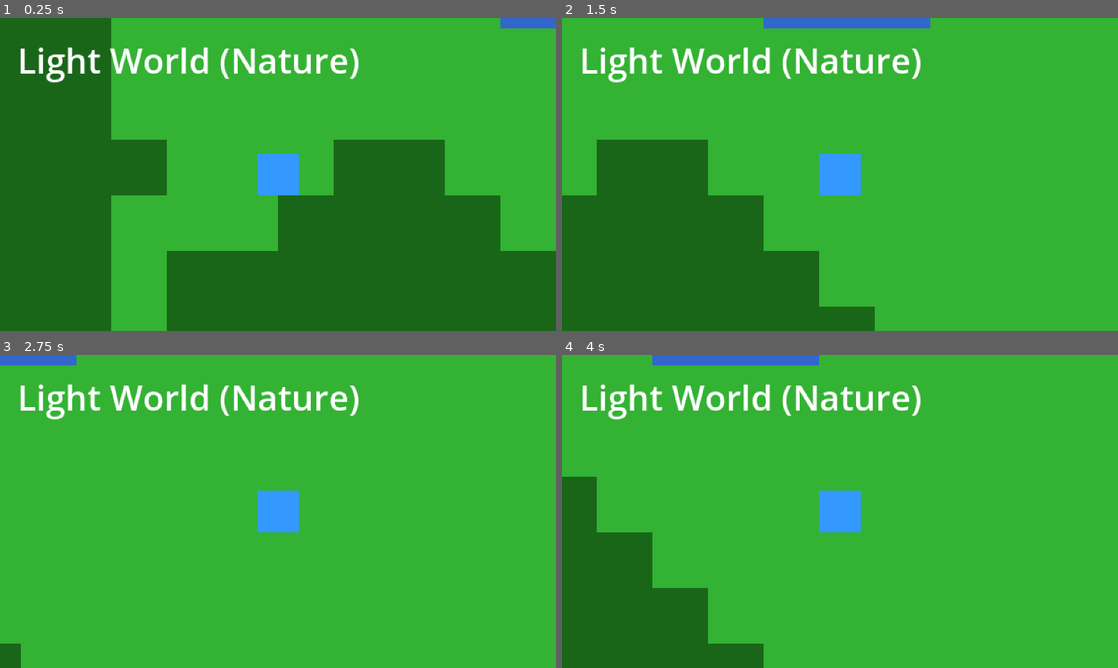
Above: before the commit, frames 1-4 (two rows, left to right).
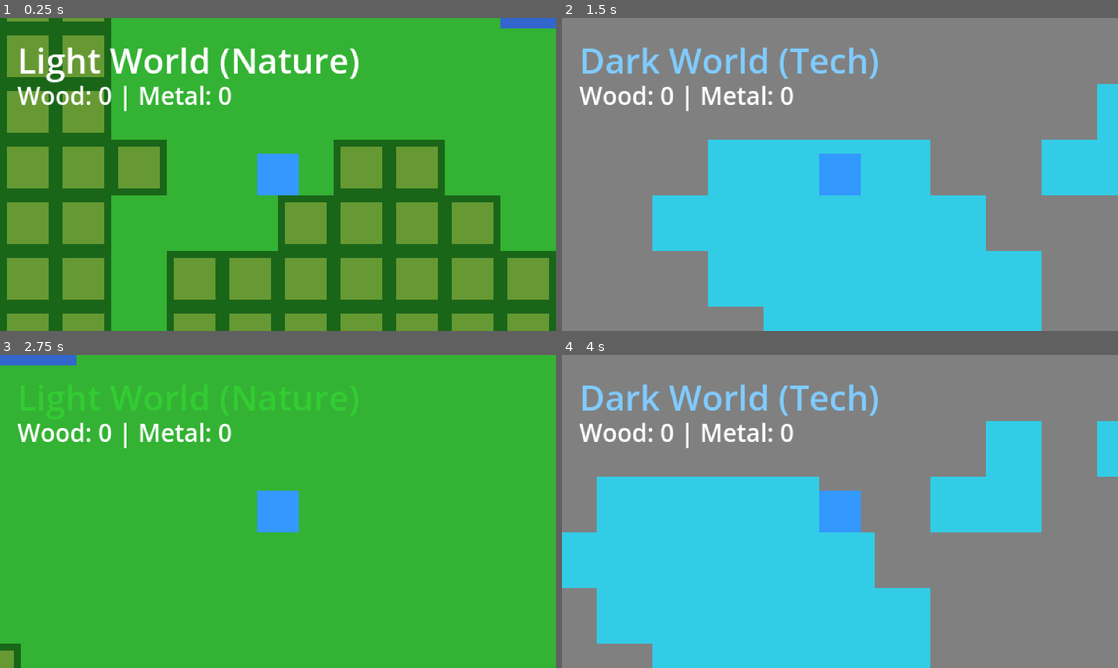
Above: after the commit, the same moments.

Repository: JeromeDuboisPro/Miroirs
Game: Godot game, scene res://scenes/main.tscn
Same seed, same stepped clock (60 frames per second), same inputs: the game is played once before the commit and once after it.
Inputs (mouse positions are in pixels of both pictures, inside the frame that each line leads up to):
- Up to frame 1 (0.25 s): no input
- Up to frame 2 (1.5 s): tap Enter at 0.5 s; move the mouse to (962, 158) at 0.52 s; hold D (move_right) 0.53-1.25 s; hold Tab (switch_world, bound only after the commit) 0.53-1.25 s; tap E (interact, bound only after the commit) at 0.6 s; click (962, 158) at 0.67 s; tap Space (ui_select) at 0.77 s; drag from (728, 190) to (812, 237) at 1.27 s
- Up to frame 3 (2.75 s): tap Space (ui_select) at 2 s; move the mouse to (333, 442) at 2.02 s; hold D (move_right) from 2.03 s (still down); hold Tab (switch_world, bound only after the commit) from 2.03 s (still down); tap E (interact, bound only after the commit) at 2.1 s; click (333, 442) at 2.17 s
- Up to frame 4 (4 s): release D (move_right) at 2.75 s; release Tab (switch_world, bound only after the commit) at 2.75 s; drag from (812, 574) to (673, 464) at 2.77 s; tap Enter at 3.5 s; move the mouse to (1006, 558) at 3.52 s; hold A (move_left) from 3.53 s (still down); hold Tab (switch_world, bound only after the commit) from 3.53 s (still down); tap E (interact, bound only after the commit) at 3.6 s; click (1006, 558) at 3.67 s; tap Space (ui_select) at 3.77 s

The runs differ from the first frame. In frame 1, 28% of the frame differs, in the area x 1-99%, y 0-100%; in frame 2, 99%, in the area x 0-100%, y 0-100%; in frame 3, 3.2%; in frame 4, 99%.

Commit message:
Add resource gathering system with mirror transformation mechanic
Week 3-4 complete:
- Resource nodes (trees/metal deposits) spawn procedurally
- E key harvesting with proximity detection and "E" icon
- Inventory system with UI display (Wood/Metal counters)
- 999 resource cap with natural 60s regeneration
- Harvest animation (scale pulse)
- Core mirror mechanic: harvest in Light → spawns in Dark at same coords

Technical changes:
- Added resource_node.gd/tscn for harvestable resources
- Updated game_manager.gd with inventory and transformation system
- Updated world_generator.gd to spawn resources at noise > 0.3
- Added Tab key mapping (switch_world action) and E key (interact)
- Added inventory UI label to main scene

🎮 Generated with Claude Code

Co-Authored-By: Claude <noreply@anthropic.com>

Diff:
--- a/godot/project.godot
+++ b/godot/project.godot
@@ -47,6 +47,16 @@
 "events": [Object(InputEventKey,"resource_local_to_scene":false,"resource_name":"","device":-1,"window_id":0,"alt_press …(192 unchanged characters)…
 ]
 }
+interact={
+"deadzone": 0.5,
+"events": [Object(InputEventKey,"resource_local_to_scene":false,"resource_name":"","device":-1,"window_id":0,"alt_pressed":false,"shift_pressed":false,"ctrl_pressed":false,"meta_pressed":false,"pressed":false,"keycode":0,"physical_keycode":69,"key_label":0,"unicode":101,"location":0,"echo":false,"script":null)
+]
+}
+switch_world={
+"deadzone": 0.5,
+"events": [Object(InputEventKey,"resource_local_to_scene":false,"resource_name":"","device":-1,"window_id":0,"alt_pressed":false,"shift_pressed":false,"ctrl_pressed":false,"meta_pressed":false,"pressed":false,"keycode":0,"physical_keycode":4194306,"key_label":0,"unicode":0,"location":0,"echo":false,"script":null)
+]
+}
 
 [rendering]
 
--- a/godot/scenes/main.tscn
+++ b/godot/scenes/main.tscn
@@ -44,3 +44,12 @@
 offset_bottom = 40.0
 theme_override_font_sizes/font_size = 20
 text = "Light World (Nature)"
+
+[node name="InventoryLabel" type="Label" parent="UI/HUD"]
+layout_mode = 0
+offset_left = 10.0
+offset_top = 35.0
+offset_right = 200.0
+offset_bottom = 55.0
+theme_override_font_sizes/font_size = 14
+text = "Wood: 0 | Metal: 0"
--- /dev/null
+++ b/godot/scenes/resources/resource_node.tscn
@@ -0,0 +1,28 @@
+[gd_scene load_steps=2 format=3 uid="uid://resource_node_scene"]
+
+[ext_resource type="Script" path="res://scripts/resources/resource_node.gd" id="1_resource"]
+
+[sub_resource type="RectangleShape2D" id="RectangleShape2D_1"]
+size = Vector2(12, 12)
+
+[node name="ResourceNode" type="Area2D"]
+script = ExtResource("1_resource")
+
+[node name="ColorRect" type="ColorRect" parent="."]
+offset_left = -6.0
+offset_top = -6.0
+offset_right = 6.0
+offset_bottom = 6.0
+color = Color(0.4, 0.6, 0.2, 1)
+
+[node name="CollisionShape2D" type="CollisionShape2D" parent="."]
+shape = SubResource("RectangleShape2D_1")
+
+[node name="InteractionIcon" type="Label" parent="."]
+offset_left = -8.0
+offset_top = -16.0
+offset_right = 8.0
+offset_bottom = -8.0
+theme_override_font_sizes/font_size = 8
+text = "E"
+horizontal_alignment = 1
--- /dev/null
+++ b/godot/scripts/resources/resource_node.gd
@@ -0,0 +1,97 @@
+extends Area2D
+## Resource node (tree or metal deposit) with harvesting and regeneration
+
+enum ResourceType { WOOD, METAL }
+
+@export var resource_type: ResourceType = ResourceType.WOOD
+@export var resource_amount: int = 1
+@export var regeneration_time: float = 60.0  # seconds
+
+var is_depleted: bool = false
+var can_harvest: bool = false
+var player_nearby: Node2D = null
+var regeneration_timer: float = 0.0
+
+@onready var sprite = $ColorRect
+@onready var interaction_icon = $InteractionIcon
+
+func _ready():
+	# Set up collision detection
+	body_entered.connect(_on_body_entered)
+	body_exited.connect(_on_body_exited)
+
+	# Hide interaction icon initially
+	interaction_icon.visible = false
+
+	# Set resource appearance
+	_update_appearance()
+
+func _process(delta):
+	# Handle regeneration
+	if is_depleted:
+		regeneration_timer += delta
+		if regeneration_timer >= regeneration_time:
+			_regenerate()
+
+	# Show interaction icon when player is nearby and not depleted
+	interaction_icon.visible = can_harvest and not is_depleted
+
+	# Handle harvest input
+	if can_harvest and not is_depleted and Input.is_action_just_pressed("interact"):
+		_harvest()
+
+func _on_body_entered(body):
+	if body.name == "Player":
+		can_harvest = true
+		player_nearby = body
+
+func _on_body_exited(body):
+	if body.name == "Player":
+		can_harvest = false
+		player_nearby = null
+
+func _harvest():
+	if is_depleted:
+		return
+
+	# Get game manager to update inventory and handle cross-world transformation
+	var game_manager = get_tree().get_root().get_node("Main")
+	if game_manager:
+		game_manager.add_resource(resource_type, resource_amount)
+		# Trigger cross-world transformation at this position
+		game_manager.transform_resource_across_worlds(global_position, resource_type)
+
+	# Play harvest animation
+	_play_harvest_animation()
+
+	# Mark as depleted
+	is_depleted = true
+	regeneration_timer = 0.0
+	_update_appearance()
+
+	print("Harvested ", ResourceType.keys()[resource_type], " (+", resource_amount, ")")
+
+func _regenerate():
+	is_depleted = false
+	_update_appearance()
+	print(ResourceType.keys()[resource_type], " resource regenerated")
+
+func _update_appearance():
+	if is_depleted:
+		# Faded/grey appearance when depleted
+		sprite.modulate = Color(0.5, 0.5, 0.5, 0.5)
+	else:
+		# Full color when available
+		sprite.modulate = Color(1.0, 1.0, 1.0, 1.0)
+
+		# Set color based on resource type
+		if resource_type == ResourceType.WOOD:
+			sprite.color = Color(0.4, 0.6, 0.2)  # Green for trees
+		else:
+			sprite.color = Color(0.6, 0.6, 0.7)  # Grey for metal
+
+func _play_harvest_animation():
+	# Simple scale pulse animation
+	var tween = create_tween()
+	tween.tween_property(sprite, "scale", Vector2(1.3, 1.3), 0.1)
+	tween.tween_property(sprite, "scale", Vector2(1.0, 1.0), 0.1)
--- a/godot/scripts/systems/game_manager.gd
+++ b/godot/scripts/systems/game_manager.gd
@@ -5,9 +5,17 @@
 @onready var light_world = $LightWorld/TileContainer
 @onready var dark_world = $DarkWorld/TileContainer
 @onready var world_label = $UI/HUD/WorldLabel
+@onready var inventory_label = $UI/HUD/InventoryLabel
 @onready var world_manager = self  # This script is on the Main node
 
 var current_world_type = 0  # 0 = Light, 1 = Dark
+
+# Inventory system with 999 cap per resource
+const MAX_RESOURCE = 999
+var inventory = {
+	"wood": 0,
+	"metal": 0
+}
 
 func _ready():
 	# Load world generator script
@@ -24,15 +32,18 @@
 	print("Controls:")
 	print("  Arrows or ZQSD/WASD: Move player")
 	print("  Tab: Switch worlds")
+	print("  E: Harvest resources (trees in Light = wood, deposits in Dark = metal)")
 	print("  Mouse Wheel: Zoom camera")
 	print("  Middle Mouse Button: Pan camera (hold and drag)")
 	print("  Space: Recenter camera on player")
 	print("")
-	print("Watch console for middle mouse debug messages!")
+
+	# Initialize inventory UI
+	update_inventory_ui()
 
 func _input(event):
 	# Tab key to switch worlds
-	if event.is_action_pressed("ui_cancel"):
+	if event.is_action_pressed("switch_world"):
 		toggle_world()
 
 func toggle_world():
@@ -48,3 +59,47 @@
 		$DarkWorld.visible = true
 		world_label.text = "Dark World (Tech)"
 		world_label.modulate = Color(0.5, 0.8, 1.0)
+
+func add_resource(resource_type: int, amount: int):
+	var resource_name = "wood" if resource_type == 0 else "metal"
+
+	# Apply 999 cap
+	inventory[resource_name] = min(inventory[resource_name] + amount, MAX_RESOURCE)
+
+	# Update UI
+	update_inventory_ui()
+
+	# Check if at cap
+	if inventory[resource_name] >= MAX_RESOURCE:
+		print(resource_name.capitalize(), " at maximum capacity (999)")
+
+func update_inventory_ui():
+	inventory_label.text = "Wood: %d | Metal: %d" % [inventory["wood"], inventory["metal"]]
+
+func transform_resource_across_worlds(harvest_position: Vector2, harvested_type: int):
+	# Cross-world transformation: harvesting in one world spawns resource in the other
+	# Wood (Light) → Metal (Dark), Metal (Dark) → Wood (Light)
+
+	var target_world: Node2D
+	var new_resource_type: int
+
+	# Determine which world to spawn in and what type
+	if harvested_type == 0:  # Harvested WOOD in Light world
+		target_world = dark_world
+		new_resource_type = 1  # Spawn METAL in Dark world
+		print("⚡ Mirror transformation: Tree → Metal deposit in Dark world")
+	else:  # Harvested METAL in Dark world
+		target_world = light_world
+		new_resource_type = 0  # Spawn WOOD in Light world
+		print("⚡ Mirror transformation: Metal → Tree in Light world")
+
+	# Load resource scene and spawn at same position in other world
+	var resource_scene = load("res://scenes/resources/resource_node.tscn")
+	var new_resource = resource_scene.instantiate()
+	new_resource.global_position = harvest_position
+	new_resource.resource_type = new_resource_type
+
+	# Add to target world
+	target_world.add_child(new_resource)
+
+	print("  Spawned at position: ", harvest_position)
--- a/godot/scripts/systems/world_generator.gd
+++ b/godot/scripts/systems/world_generator.gd
@@ -4,6 +4,7 @@
 const WORLD_WIDTH = 64
 const WORLD_HEIGHT = 64
 const TILE_SIZE = 16
+const RESOURCE_SPAWN_THRESHOLD = 0.3  # Higher noise values spawn resources
 
 # Tile type colors (placeholder visuals)
 const LIGHT_COLORS = {
@@ -20,6 +21,7 @@
 
 var world_seed: int = 0
 var noise: FastNoiseLite
+var resource_node_scene = preload("res://scenes/resources/resource_node.tscn")
 
 func generate_world(seed_value: int, world_container: Node2D, is_light: bool):
 	world_seed = seed_value
@@ -34,11 +36,17 @@
 	for child in world_container.get_children():
 		child.queue_free()
 
-	# Generate tiles
+	# Generate tiles and resources
 	for y in range(WORLD_HEIGHT):
 		for x in range(WORLD_WIDTH):
 			var tile = create_tile(x, y, is_light)
 			world_container.add_child(tile)
+
+			# Spawn resource nodes at appropriate locations
+			var noise_value = noise.get_noise_2d(x, y)
+			if noise_value > RESOURCE_SPAWN_THRESHOLD:
+				var resource = spawn_resource(x, y, is_light)
+				world_container.add_child(resource)
 
 func create_tile(x: int, y: int, is_light: bool) -> ColorRect:
 	var noise_value = noise.get_noise_2d(x, y)
@@ -64,3 +72,15 @@
 			tile.color = DARK_COLORS["structure"]
 
 	return tile
+
+func spawn_resource(x: int, y: int, is_light: bool) -> Node2D:
+	var resource = resource_node_scene.instantiate()
+	resource.position = Vector2(x * TILE_SIZE + TILE_SIZE/2, y * TILE_SIZE + TILE_SIZE/2)
+
+	# Set resource type based on world
+	if is_light:
+		resource.resource_type = 0  # WOOD
+	else:
+		resource.resource_type = 1  # METAL
+
+	return resource
Not shown, added: godot/scripts/resources/resource_node.gd.uid
